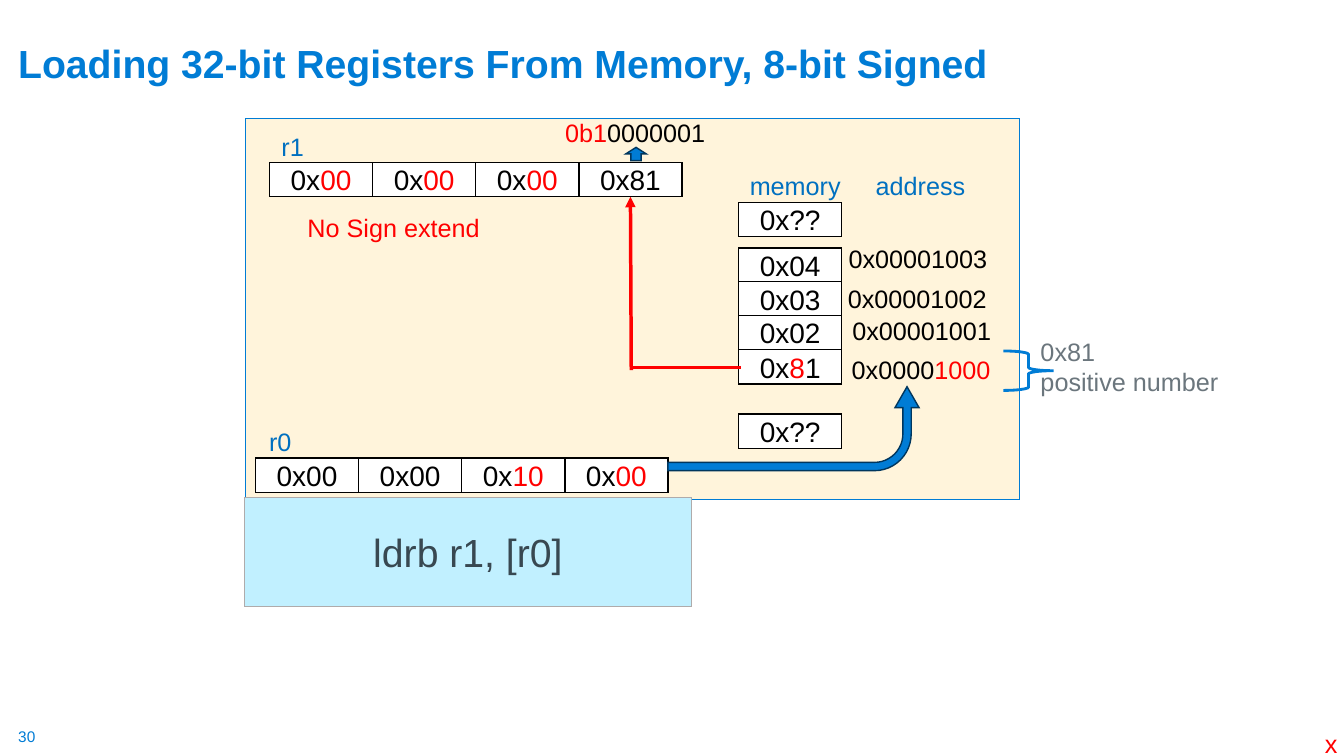
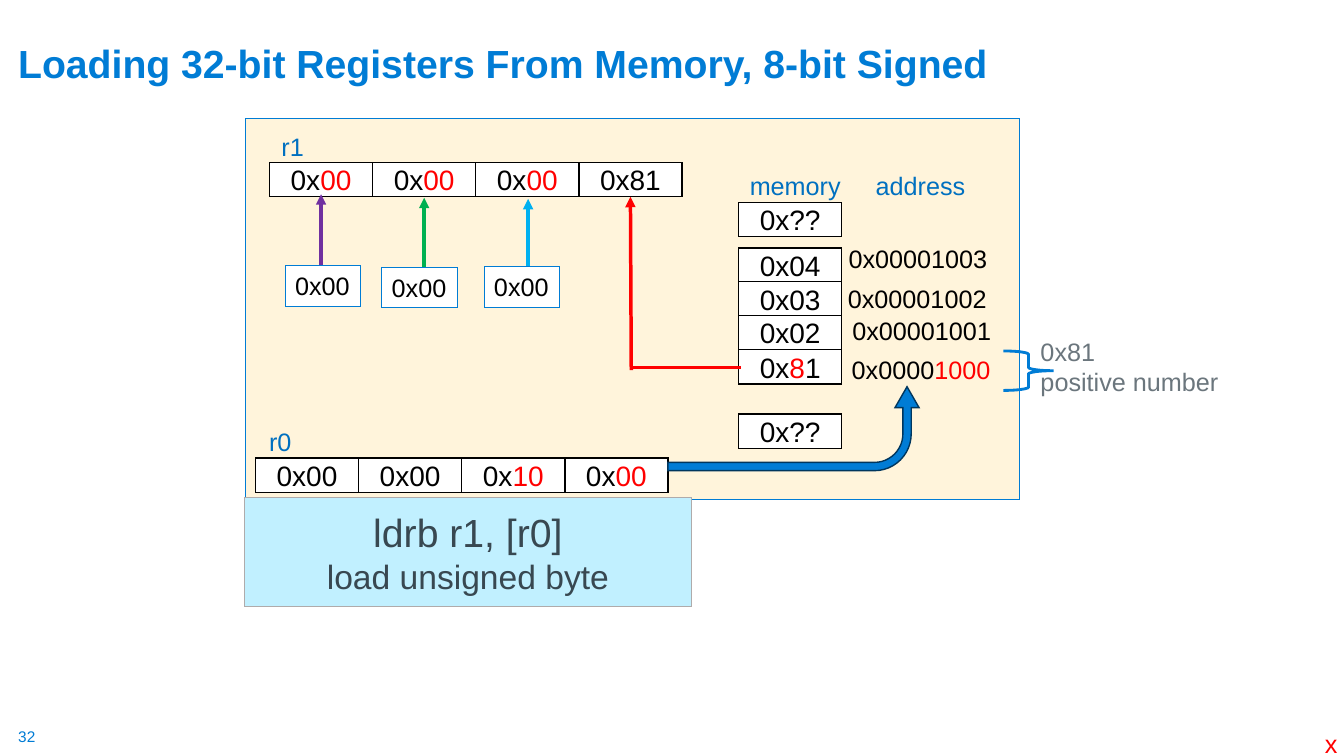
Before and after one commit to cse30-sp24/Muller-Slides, a slide deck: slide 32 of 06-Arm-Part3.pptx (slide 30 before the commit). Drawn at 1344x756 pixels with LibreOffice and Linux fonts; fonts in the diff are those of the drawing. Boxes give left, top, right and bottom in pixels: in the first picture for what was removed or moved away, otherwise in the second. Text is boxed around its words. In the diff, an @@ line names an element or a change of style, - is before the commit and + after.

```diff
--- a/06-Arm-Part3.pptx
+++ b/06-Arm-Part3.pptx
@@ text removed at bbox=[565, 123, 705, 148] @@
-0b10000001
@@ up arrow removed at bbox=[626, 147, 646, 160] @@
@@ arrow added from (321, 266) to (321, 195), #7030A0 2.5 pt @@
@@ arrow added from (424, 267) to (424, 198), #00B050 2.5 pt @@
@@ arrow added from (528, 267) to (528, 199), #00B0F0 2.5 pt @@
@@ text removed at bbox=[307, 218, 480, 243] @@
-No Sign extend
@@ rectangle added at bbox=[285, 265, 361, 306], fill #FFFFFF, outline #007CD5 0.75 pt, 18 pt, text #000000 @@
+0x00
@@ rectangle added at bbox=[382, 267, 458, 308], fill #FFFFFF, outline #007CD5 0.75 pt, 18 pt, text #000000 @@
+0x00
@@ rectangle added at bbox=[484, 266, 560, 307], fill #FFFFFF, outline #007CD5 0.75 pt, 18 pt, text #000000 @@
+0x00
@@ text in rectangle at bbox=[327, 564, 608, 596]: paragraph added @@
+load unsigned byte
@@ page number at bbox=[18, 731, 35, 742]: text changed @@
-30
+32
```
Also in this commit, not shown: 15 other slides changed, 5 slides added, 5 slides removed, 1 other file.
